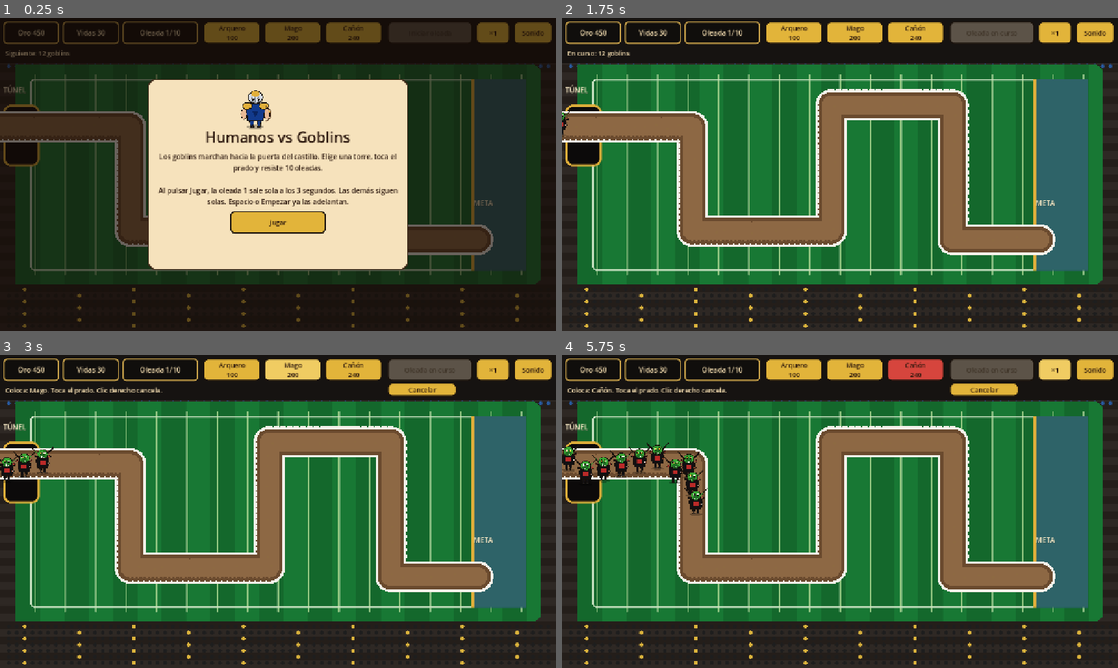
Above: before the commit, frames 1-4 (two rows, left to right).
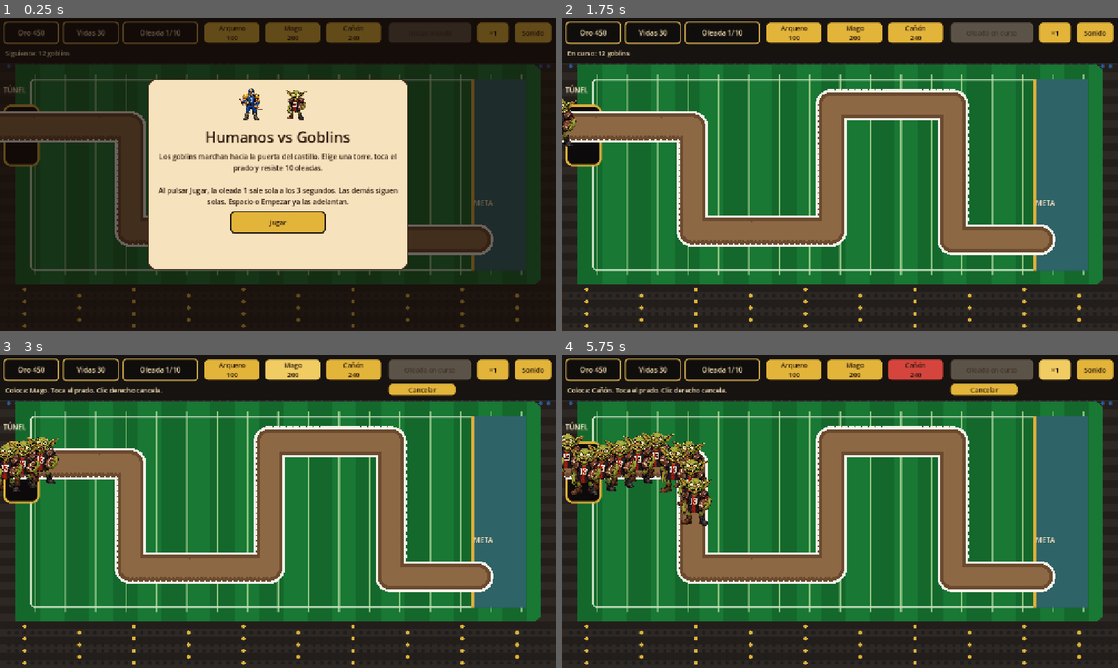
Above: after the commit, the same moments.

Repository: davidquirossoltero-commits/humanos-vs-goblins
Game: Godot game, scene res://scenes/main.tscn
The game is run twice, just before and just after one commit, with the same random seed, the same clock (stepped at 60 frames per second) and the same inputs.
Inputs:
- Up to frame 1 (0.25 s): no input
- Up to frame 2 (1.75 s): click "Jugar" at 0.5 s; click "Empezar ya (3)" at 1.25 s
- Up to frame 3 (3 s): click "Arquero 100" at 2 s; click "Mago 200" at 2.75 s
- Up to frame 4 (5.75 s): click "Cañón 240" at 3.5 s; click "×1" at 4.25 s; click "×2" at 5 s

The runs differ from the first frame. In frame 1, 0.7% of the frame differs, in the area x 43-56%, y 22-36%; in frame 2, 0.2%; in frame 3, 1.2%; in frame 4, 3.8%, in the area x 0-27%, y 24-55%.

Commit message:
Pone el cartel de victoria por delante de las torres y detalla los jugadores.
El HUD pasa a una capa propia para que el mensaje, el botón y la tienda tapen el campo. Los retratos recortan el fondo rosa y se dibujan a tamaño de partido.

Co-authored-by: david.quiros.soltero <david.quiros.soltero@gmail.com>

Diff:
--- a/scripts/draw_art.gd
+++ b/scripts/draw_art.gd
@@ -14,28 +14,30 @@
 	_sprite(c, look, pos, scale, 0.0, false, tint)
 
 
-static func draw_tower(c: CanvasItem, kind: String, pos: Vector2, aim: float, alpha: float) -> void:
+static func draw_tower(c: CanvasItem, kind: String, pos: Vector2, aim: float, alpha: float, height: float = -1.0) -> void:
 	var tint := Color(1, 1, 1, alpha)
+	var used := height
+	if used <= 0.0:
+		used = 158.0 if kind == "canon" else 146.0
 	if kind == "canon":
-		_sprite(c, "canon", pos, 118.0, aim, false, tint)
+		_sprite(c, "canon", pos, used, aim, false, tint)
 	else:
 		var flip := cos(aim) < 0.0
-		var height := 124.0 if kind == "mago" else 118.0
-		_sprite(c, kind, pos, height, 0.0, flip, tint)
+		_sprite(c, kind, pos, used, 0.0, flip, tint)
 
 
 static func enemy_scale(look: String) -> float:
 	match look:
 		"jinete":
-			return 118.0
+			return 150.0
 		"hobgoblin":
-			return 102.0
+			return 128.0
 		"ogro_armadura", "ogro":
-			return 136.0
+			return 168.0
 		"trol", "trol_furia":
-			return 156.0
+			return 190.0
 		_:
-			return 84.0
+			return 112.0
 
 
 static func _sprite(c: CanvasItem, key: String, pos: Vector2, height: float, rotation: float, flip: bool, tint: Color) -> void:
--- a/scripts/emblem.gd
+++ b/scripts/emblem.gd
@@ -9,9 +9,9 @@
 
 func _draw() -> void:
 	if mode == "lost":
-		DrawArt.draw_enemy(self, Vector2(0, 6), "trol", 0.72, 0.0, false)
+		DrawArt.draw_enemy(self, Vector2(0, 4), "trol", 78.0, 0.0, false)
 	elif mode == "won":
-		DrawArt.draw_tower(self, "mago", Vector2(0, 12), -0.4, 1.0)
+		DrawArt.draw_tower(self, "mago", Vector2(0, 2), -0.3, 1.0, 76.0)
 	else:
-		DrawArt.draw_tower(self, "arquero", Vector2(-42, 12), 0.35, 1.0)
-		DrawArt.draw_enemy(self, Vector2(44, 8), "goblin", 1.0, 0.0, false)
+		DrawArt.draw_tower(self, "arquero", Vector2(-52, 2), 0.2, 1.0, 74.0)
+		DrawArt.draw_enemy(self, Vector2(52, 4), "goblin", 70.0, 0.0, false)
--- a/scripts/hud.gd
+++ b/scripts/hud.gd
@@ -38,6 +38,7 @@
 func setup(game: GameWorld) -> void:
 	world = game
 	mouse_filter = MOUSE_FILTER_IGNORE
+	z_index = 20
 	set_anchors_preset(PRESET_FULL_RECT)
 	_build_theme()
 	_build_bar()
@@ -253,6 +254,8 @@
 func _build_overlay() -> void:
 	overlay = Control.new()
 	overlay.mouse_filter = MOUSE_FILTER_STOP
+	overlay.z_as_relative = false
+	overlay.z_index = 200
 	overlay.set_anchors_preset(PRESET_FULL_RECT)
 	add_child(overlay)
 	var dim := ColorRect.new()
--- a/scripts/main.gd
+++ b/scripts/main.gd
@@ -13,9 +13,14 @@
 	add_child(bg)
 	world = GameWorld.new()
 	add_child(world)
+	# El campo y las unidades viven en la capa 0. El HUD va en su propia capa
+	# para que el cartel de victoria, la cuenta atrás y la tienda tapen a los jugadores.
+	var ui := CanvasLayer.new()
+	ui.layer = 20
+	add_child(ui)
 	hud = GameHud.new()
 	hud.setup(world)
-	add_child(hud)
+	ui.add_child(hud)
 	world.changed.connect(hud.refresh)
 	get_viewport().size_changed.connect(_layout)
 	_layout()
Binary file changed: art/arquero.png
Binary file changed: art/canon.png
Binary file changed: art/goblin.png
Binary file changed: art/hobgoblin.png
Binary file changed: art/jinete.png
Binary file changed: art/mago.png
Binary file changed: art/ogro.png
Binary file changed: art/ogro_armadura.png
Binary file changed: art/trol.png
Binary file changed: art/trol_furia.png
